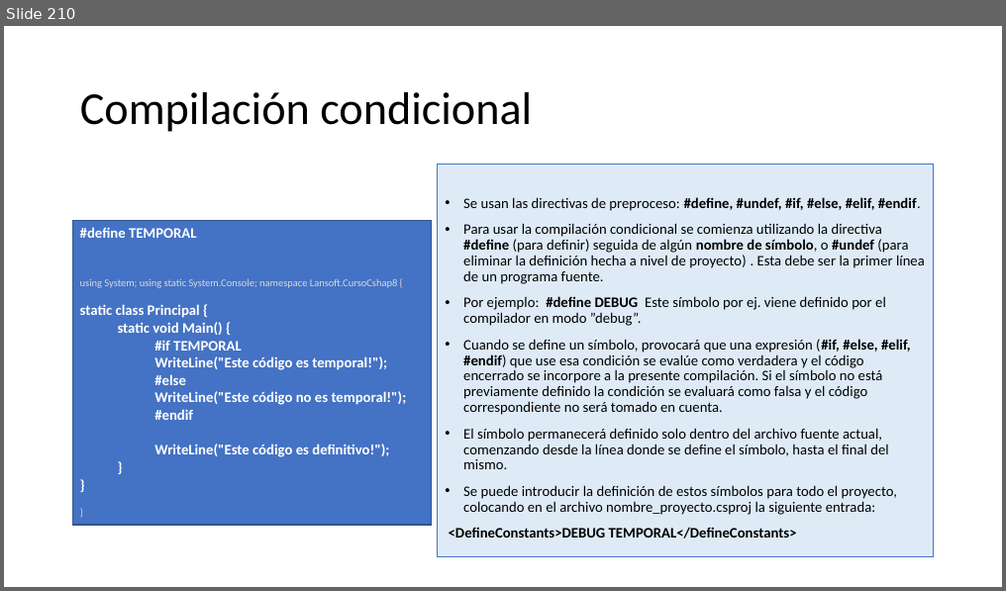
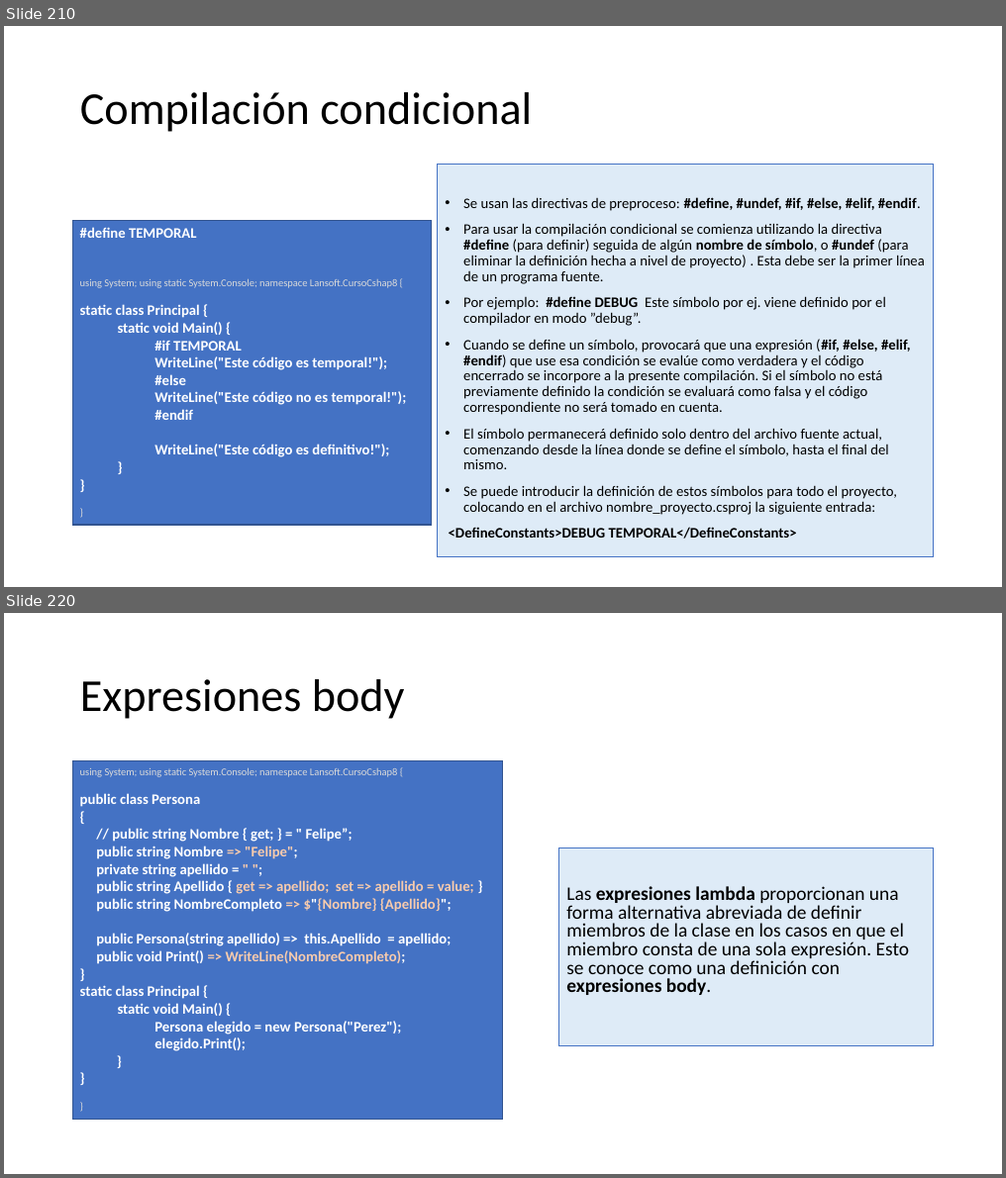
Before and after one commit to AlbertOsinaga/CursoCSharp__8, a slide deck: CSharpQuickReferencia.pptx. Shown one above the other, each under a label of ours: slide 210 before the commit, slides 210 and 220 after it; the slides between them are not shown. The pictures are 1006x591 and 1006x1178 pixels, drawn with LibreOffice and Linux fonts; fonts in the diff are those of the drawing. Boxes give left, top, right and bottom in pixels: in the first picture for what was removed or moved away, otherwise in the second. Text is boxed around its words. In the diff, an @@ line names an element or a change of style, - is before the commit and + after.

```diff
--- a/CSharpQuickReferencia.pptx
+++ b/CSharpQuickReferencia.pptx
@@ slide 220 added at (4,613,1002,1174), background #FFFFFF @@
@@ title added at (80,679,405,719), 44 pt, text #000000 @@
+Expresiones body
@@ rectangle added at (73,761,503,1119), fill #4472C4, outline #325491 1 pt, 14 pt, text #FFFFFF, bold @@
+using System; using static System.Console; namespace Lansoft.CursoCshap8 {
+public class Persona
+{
+// public string Nombre { get; } = " Felipe”;
+public string Nombre => "Felipe";
+private string apellido = " ";
+public string Apellido { get => apellido; set => apellido = value; }
+public string NombreCompleto => $"{Nombre} {Apellido}";
+public Persona(string apellido) => this.Apellido = apellido;
+public void Print() => WriteLine(NombreCompleto);
+}
+static class Principal {
+  static void Main() {
+    Persona elegido = new Persona("Perez");
+    elegido.Print();
+    }
+}
+}
@@ text added at (559,849,934,1047), fill #DEEBF7, outline #4472C4 0.75 pt, 18.5 pt, text #000000 @@
+Las expresiones lambda proporcionan una forma alternativa abreviada de definir miembros de la clase en los casos en que el miembro consta de una sola expresión. Esto se conoce como una definición con expresiones body.
```
Also in this commit, not shown: 12 other slides added.
